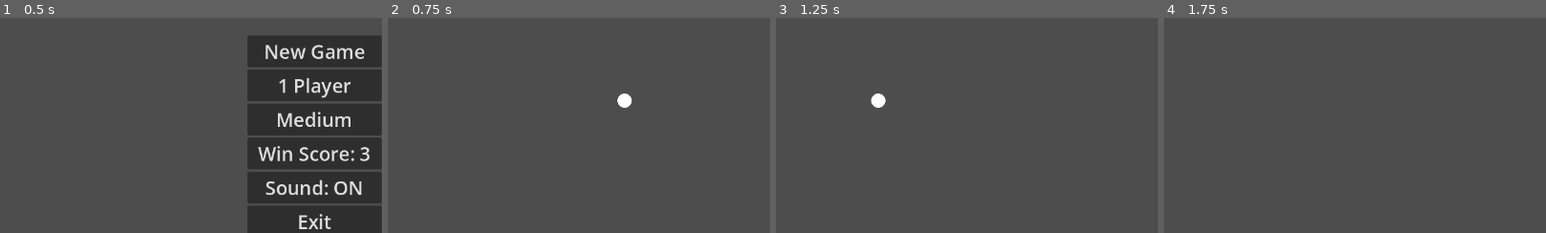
Above: before the commit, frames 1-4 (left to right).
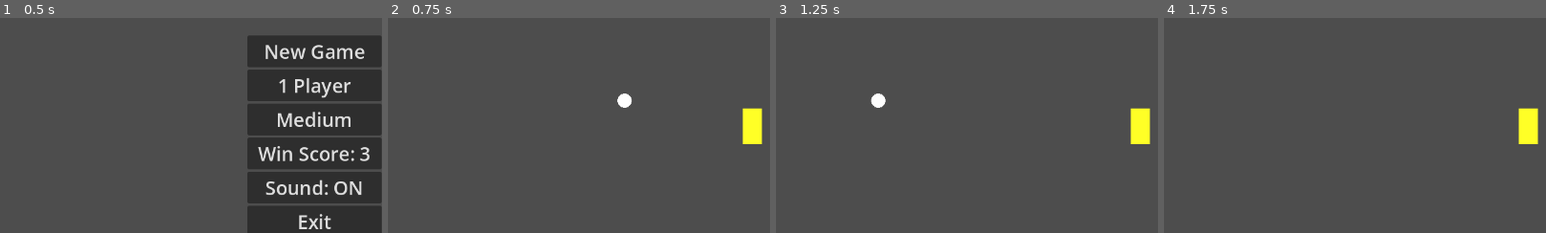
Above: after the commit, the same moments.

Repository: paganica/pongoid
Game: Godot game, scene res://scenes/main_menu.tscn
Same seed, same stepped clock (60 frames per second), same inputs: the game is played once before the commit and once after it.
Inputs:
- Up to frame 1 (0.5 s): no input
- Up to frame 2 (0.75 s): click "New Game" at 0.5 s
- Up to frame 3 (1.25 s): no input
- Up to frame 4 (1.75 s): hold Up (p1_up) from 1.28 s (still down); hold S (p2_down) from 1.28 s (still down)
The pictures show only the part of the screen within x 9-59%, y 22-72%; the shares and areas given below are measured in that part.

Frame 1 is identical in both runs. In frame 2, 0.9% of the frame differs, in the area x 92-98%, y 41-59%; in frame 3, 0.9%; in frame 4, 0.9%.

Commit message:
new multiball created

Diff:
--- /dev/null
+++ b/scenes/multi_ball.tscn
@@ -0,0 +1,11 @@
+[gd_scene format=3 uid="uid://bstmo23u07u4a"]
+
+[ext_resource type="Script" uid="uid://cirdwe43ukr0o" path="res://scripts/multi_ball.gd" id="1_4iddo"]
+
+[sub_resource type="CircleShape2D" id="CircleShape2D_hmpk7"]
+
+[node name="MultiBall" type="CharacterBody2D" unique_id=1045586774]
+script = ExtResource("1_4iddo")
+
+[node name="CollisionShape2D" type="CollisionShape2D" parent="." unique_id=1685156479]
+shape = SubResource("CircleShape2D_hmpk7")
--- a/scripts/brick.gd
+++ b/scripts/brick.gd
@@ -42,6 +42,6 @@
 	draw_rect(Rect2(-brick_width / 2, -brick_height / 2, brick_width, brick_height), Color(1, 1, 1, 0.15))
 
 func _on_body_entered(body):
-	if body.name == "Ball":
+	if body.name == "Ball" or body.name == "Multiball":
 		get_parent().brick_hit(self)
 		queue_free()
--- a/scripts/game.gd
+++ b/scripts/game.gd
@@ -1,8 +1,9 @@
 extends Node2D
 
 const BrickScene = preload("res://scenes/brick.tscn")
+const MultiBallScene = preload("res://scenes/multi_ball.tscn")
 const BRICK_SPAWN_INTERVAL = 8.0
-const BRICK_SPAWN_INITIAL_DELAY = 15.0
+const BRICK_SPAWN_INITIAL_DELAY = 0.0
 const MAX_BRICKS = 3
 const PADDLE_SIZE_BONUS = 40.0
 const PADDLE_SPEED_BONUS = 50.0
@@ -12,6 +13,7 @@
 var game_over := false
 var spawn_timer := BRICK_SPAWN_INITIAL_DELAY
 var active_bricks := []
+var extra_balls := []
 
 @onready var ball = $Ball
 @onready var paddle_left = $PaddleLeft
@@ -40,51 +42,48 @@
 	ball.reset(direction)
 
 func _on_goal_left_body_entered(body):
-	if body.name == "Ball":
+	if body == ball:
 		score_right += 1
 		update_score()
+		if check_win():
+			return
+		ball.visible = false
+		ball.set_physics_process(false)
+		await wait_for_extra_balls()
+		await get_tree().create_timer(2.0).timeout
+		ball.visible = true
+		ball.set_physics_process(true)
+		reset_ball(1)
+	elif body is CharacterBody2D and extra_balls.has(body):
+		extra_balls.erase(body)
+		body.queue_free()
+		score_right += 1
+		update_score()
 		check_win()
+
+func _on_goal_right_body_entered(body):
+	if body == ball:
+		score_left += 1
+		update_score()
+		if check_win():
+			return
+		ball.visible = false
+		ball.set_physics_process(false)
+		await wait_for_extra_balls()
 		await get_tree().create_timer(2.0).timeout
-		reset_ball(1)
-
-func _on_goal_right_body_entered(body):
-	if body.name == "Ball":
+		ball.visible = true
+		ball.set_physics_process(true)
+		reset_ball(-1)
+	elif body is CharacterBody2D and extra_balls.has(body):
+		extra_balls.erase(body)
+		body.queue_free()
 		score_left += 1
 		update_score()
 		check_win()
-		await get_tree().create_timer(2.0).timeout
-		reset_ball(-1)
-
-func check_win() -> bool:
-	if score_left >= GameSettings.win_score:
-		end_game("Player 1 Wins!", Color.BLUE)
-		return true
-	elif score_right >= GameSettings.win_score:
-		end_game("Player 2 Wins!", Color.DARK_RED)
-		return true
-	return false
-
-func end_game(message, color):
-	game_over = true
-
-	ball.velocity = Vector2.ZERO
-	ball.set_physics_process(false)
-	ball.visible = false
-
-	for brick in active_bricks:
-		if is_instance_valid(brick):
-			brick.queue_free()
-	active_bricks.clear()
-
-	paddle_left.set_physics_process(false)
-	paddle_right.set_physics_process(false)
-
-	$GoalLeft.call_deferred("set_monitoring", false)
-	$GoalRight.call_deferred("set_monitoring", false)
-
-	win_label.text = message
-	win_label.add_theme_color_override("font_color", color)
-	win_screen.visible = true
+
+func wait_for_extra_balls():
+	while extra_balls.size() > 0:
+		await get_tree().process_frame
 
 func spawn_brick():
 	var screen_width = get_viewport_rect().size.x
@@ -126,7 +125,7 @@
 func brick_hit(brick):
 	active_bricks.erase(brick)
 
-	var last_hitter = ball.last_hitter
+	var last_hitter = _get_last_hitter()
 	if last_hitter == null:
 		return
 
@@ -138,8 +137,28 @@
 		1: apply_timed_effect(hitter_paddle, 0.0, PADDLE_SPEED_BONUS)
 		2: apply_timed_effect(opponent_paddle, -PADDLE_SIZE_BONUS, 0.0)
 		3: apply_timed_effect(opponent_paddle, 0.0, -PADDLE_SPEED_BONUS)
-		4: pass  # multiball disabled for now
+		4: spawn_multiballs()
 		5: reset_paddles()
+
+func _get_last_hitter():
+	if ball.last_hitter != null:
+		return ball.last_hitter
+	for b in extra_balls:
+		if is_instance_valid(b) and b.last_hitter != null:
+			return b.last_hitter
+	return null
+
+func spawn_multiballs():
+	var screen_height = get_viewport_rect().size.y
+	var angles = [randf_range(-PI / 2, 0), randf_range(0, PI / 2)]  # one up, one down
+	for i in range(2):
+		var mb = MultiBallScene.instantiate()
+		mb.radius = screen_height / 60.0
+		mb.position = ball.position + Vector2(0, (i * 2 - 1) * mb.radius * 3)  # offset up/down
+		mb.speed = ball.speed
+		mb.velocity = Vector2(cos(angles[i]), sin(angles[i])) * ball.speed
+		add_child(mb)
+		extra_balls.append(mb)
 
 func apply_timed_effect(paddle, size_delta: float, speed_delta: float):
 	var min_height = get_viewport_rect().size.y / 12.0
@@ -150,6 +169,41 @@
 	var new_speed = clamp(paddle.base_speed + speed_delta, min_speed, max_speed)
 	paddle.apply_effect(new_height, new_speed)
 
+func check_win() -> bool:
+	if score_left >= GameSettings.win_score:
+		end_game("Player 2 Wins!", Color.DARK_RED)
+		return true
+	elif score_right >= GameSettings.win_score:
+		end_game("Player 1 Wins!", Color.BLUE)
+		return true
+	return false
+
+func end_game(message, color):
+	game_over = true
+
+	ball.velocity = Vector2.ZERO
+	ball.set_physics_process(false)
+	ball.visible = false
+	for b in extra_balls:
+		if is_instance_valid(b):
+			b.queue_free()
+	extra_balls.clear()
+
+	for brick in active_bricks:
+		if is_instance_valid(brick):
+			brick.queue_free()
+	active_bricks.clear()
+
+	paddle_left.set_physics_process(false)
+	paddle_right.set_physics_process(false)
+
+	$GoalLeft.call_deferred("set_monitoring", false)
+	$GoalRight.call_deferred("set_monitoring", false)
+
+	win_label.text = message
+	win_label.add_theme_color_override("font_color", color)
+	win_screen.visible = true
+
 func reset_paddles():
 	for paddle in [paddle_left, paddle_right]:
 		paddle.clear_effect()
--- /dev/null
+++ b/scripts/multi_ball.gd
@@ -0,0 +1,37 @@
+extends CharacterBody2D
+
+var speed := 0.0
+var radius := 0.0
+@onready var collision = $CollisionShape2D
+var last_hitter = null
+
+func _ready():
+	update_collision()
+	queue_redraw()
+	# velocity and speed are set externally before add_child via set_deferred or direct
+
+func _physics_process(delta):
+	var col = move_and_collide(velocity * delta)
+	if col:
+		var collider = col.get_collider()
+		if collider.name.begins_with("Paddle"):
+			var paddle = collider
+			var offset = global_position.y - paddle.global_position.y
+			var shape = paddle.get_node("CollisionShape2D").shape
+			var half_height = shape.size.y / 2
+			var normalized = clamp(offset / half_height, -1.0, 1.0)
+			var paddle_influence = clamp(paddle.velocity.y / 350.0, -1.0, 1.0) * 0.4
+			var angle_factor = clamp(normalized + paddle_influence, -1.0, 1.0)
+			var angle = clamp(abs(angle_factor) * 1.1, 0.2, 1.1) * sign(angle_factor)
+			speed += 10.0
+			last_hitter = paddle
+			velocity.x = cos(angle) * speed * -sign(velocity.x)
+			velocity.y = sin(angle) * speed
+		else:
+			velocity = velocity.bounce(col.get_normal())
+
+func _draw():
+	draw_circle(Vector2.ZERO, radius, Color.WHITE)
+
+func update_collision():
+	collision.shape.radius = radius
--- a/scripts/paddle.gd
+++ b/scripts/paddle.gd
@@ -1,31 +1,27 @@
 extends CharacterBody2D
 
 @export var speed := 350
-@export var is_left_paddle := false  # set this in the editor per paddle instance
+@export var is_left_paddle := false
 @onready var collision = $CollisionShape2D
-@onready var ball = get_parent().get_node("Ball")
+@onready var game = get_parent()
 
 var start_x
 var paddle_height
-# AI state
 var reaction_timer := 0.0
 var target_y := 0.0
 
-# variables for brick effects
-var base_height: float  # store original height
-var base_speed: float   # store original speed
+var base_height: float
+var base_speed: float
 var effect_timer: float = 0.0
 var has_effect: bool = false
 
 func _ready():
 	start_x = position.x
-
 	var screen_height = get_viewport_rect().size.y
 	paddle_height = screen_height / 8.0
 	target_y = screen_height / 2.0
-	base_height = paddle_height  # store base values
+	base_height = paddle_height
 	base_speed = speed
-
 	collision.shape.size.y = paddle_height
 	queue_redraw()
 
@@ -34,31 +30,58 @@
 	var color = Color.DARK_RED if is_left_paddle else Color.BLUE
 	draw_rect(Rect2(-width/2.0, -paddle_height/2.0, width, paddle_height), color)
 
+func _get_target_ball():
+	# build list of all active balls
+	var all_balls = []
+	if is_instance_valid(game.ball) and game.ball.visible:
+		all_balls.append(game.ball)
+	for b in game.extra_balls:
+		if is_instance_valid(b):
+			all_balls.append(b)
+
+	if all_balls.is_empty():
+		return null
+
+	# pick the ball moving towards this paddle and closest on X
+	var best = null
+	var best_dist = INF
+	for b in all_balls:
+		var coming_towards = b.velocity.x < 0 if is_left_paddle else b.velocity.x > 0
+		if coming_towards:
+			var dist = abs(b.position.x - start_x)
+			if dist < best_dist:
+				best_dist = dist
+				best = b
+
+	# fallback: no ball coming towards us, just pick closest
+	if best == null:
+		for b in all_balls:
+			var dist = abs(b.position.x - start_x)
+			if dist < best_dist:
+				best_dist = dist
+				best = b
+
+	return best
+
 func _physics_process(delta):
 	var screen_height = get_viewport_rect().size.y
 	var half_height = paddle_height / 2
 	var direction = 0
 
-# count down active effect
 	if has_effect:
 		effect_timer -= delta
 		if effect_timer <= 0:
 			clear_effect()
 
 	if is_left_paddle:
-		# --- LEFT PADDLE: PLAYER 2 or AI ---
 		if GameSettings.is_two_player:
-			# --- PLAYER 2 CONTROL (W/S keys) ---
 			if Input.is_action_pressed("p2_up"):
 				direction -= 1
 			if Input.is_action_pressed("p2_down"):
 				direction += 1
 		else:
-			# --- AI CONTROL ---
 			direction = _get_ai_direction(delta, screen_height)
-
 	else:
-		# --- RIGHT PADDLE: PLAYER 1 (arrow keys) always ---
 		if Input.is_action_pressed("p1_up"):
 			direction -= 1
 		if Input.is_action_pressed("p1_down"):
@@ -83,22 +106,25 @@
 			reaction_time = 0.15
 			error_margin = 15
 
+	var target_ball = _get_target_ball()
+	if target_ball == null:
+		return 0
+
 	reaction_timer -= delta
 	if reaction_timer <= 0:
 		reaction_timer = reaction_time
-
-		if ball.velocity.x < 0:  # ball coming towards left paddle
+		if target_ball.velocity.x < 0:
 			match GameSettings.ai_difficulty:
 				"easy":
-					target_y = ball.position.y + randf_range(-error_margin, error_margin)
+					target_y = target_ball.position.y + randf_range(-error_margin, error_margin)
 				"medium", "hard":
-					target_y = predict_ball_y(screen_height) + randf_range(-error_margin, error_margin)
+					target_y = predict_ball_y(screen_height, target_ball) + randf_range(-error_margin, error_margin)
 		else:
 			match GameSettings.ai_difficulty:
 				"easy":
-					target_y = position.y  # stay put
+					target_y = position.y
 				"medium", "hard":
-					target_y = screen_height / 2  # return to center
+					target_y = screen_height / 2
 
 	if target_y < position.y - 10:
 		return -1
@@ -106,17 +132,16 @@
 		return 1
 	return 0
 
-func predict_ball_y(screen_height: float) -> float:
-	var distance_x = ball.position.x - start_x  # flipped for left paddle
-	if ball.velocity.x >= 0:                     # flipped: ball moving away
+func predict_ball_y(screen_height: float, target_ball) -> float:
+	var distance_x = target_ball.position.x - start_x
+	if target_ball.velocity.x >= 0:
 		return screen_height / 2
 
-	var time_to_reach = distance_x / -ball.velocity.x  # use absolute speed
-	var predicted_y = ball.position.y + ball.velocity.y * time_to_reach
+	var time_to_reach = distance_x / -target_ball.velocity.x
+	var predicted_y = target_ball.position.y + target_ball.velocity.y * time_to_reach
 
 	var effective_height = screen_height - 30
 	predicted_y = bounce_simulate(predicted_y, 15, effective_height)
-
 	return predicted_y
 
 func bounce_simulate(y: float, top: float, bottom: float) -> float:
Not shown, added: scripts/multi_ball.gd.uid
